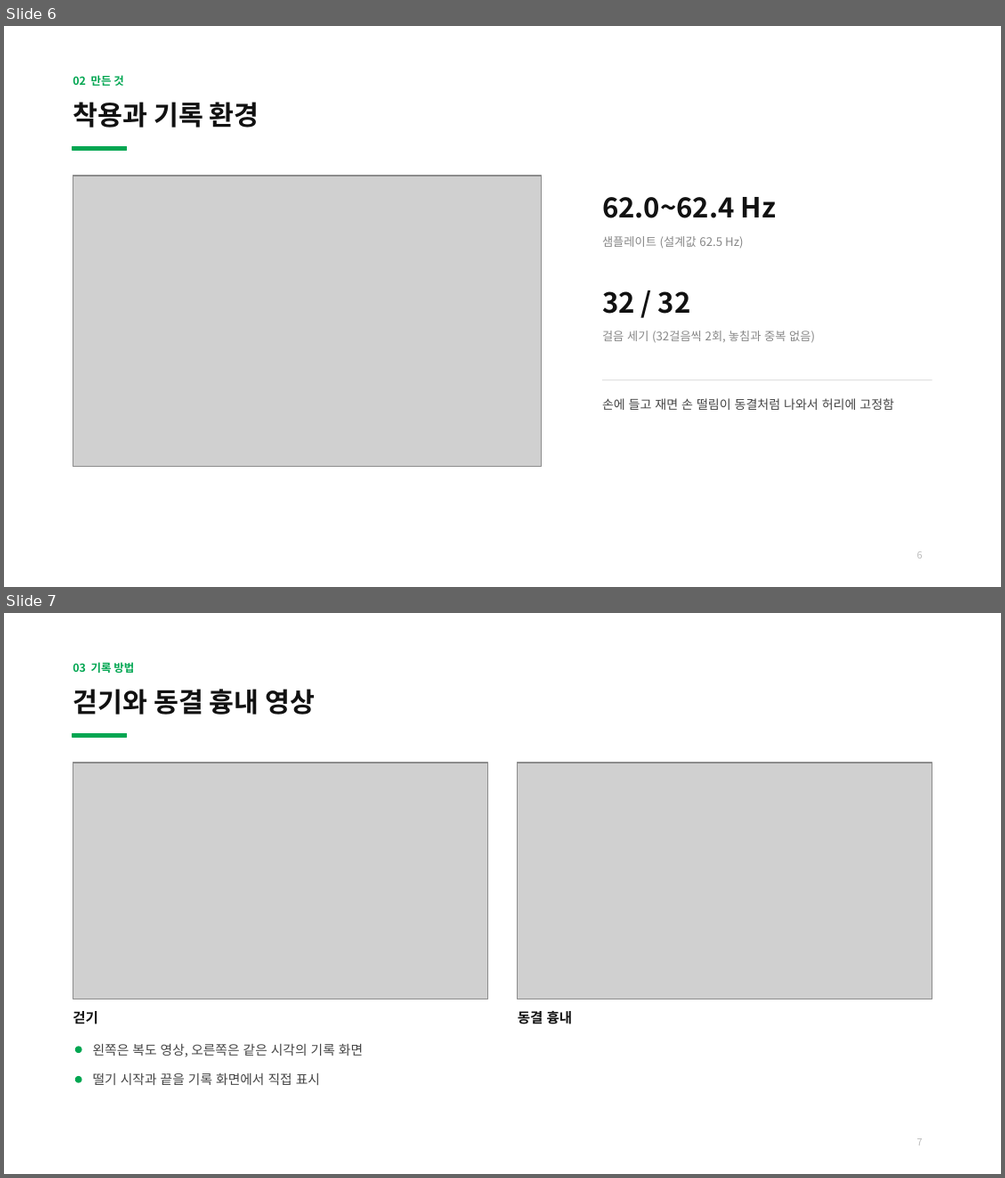
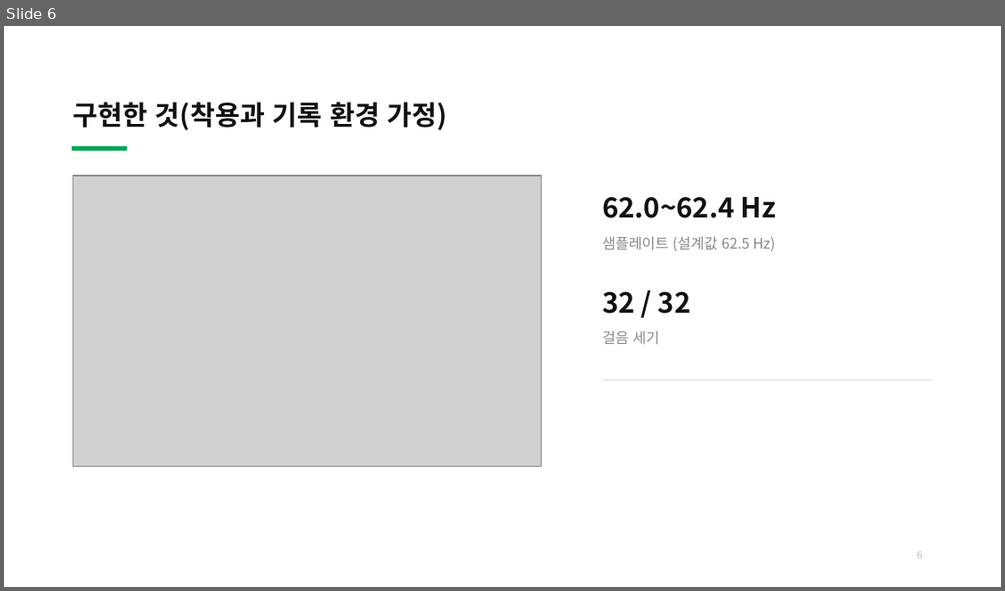
Before and after one commit to bell-ha/fog-cue, a slide deck: 2_중간발표/32203482이종하_개인맞춤형디바이스개발_중간발표.pptx. Shown one above the other, each under a label of ours: slides 6 and 7 before the commit, slide 6 after it. The pictures are 1005x1178 and 1005x591 pixels, drawn with LibreOffice and Linux fonts; fonts in the diff are those of the drawing; grey boxes stand for pictures. Boxes give left, top, right and bottom in pixels: in the first picture for what was removed or moved away, otherwise in the second. Text is boxed around its words. In the diff, an @@ line names an element or a change of style, - is before the commit and + after.

```diff
--- a/2_중간발표/32203482이종하_개인맞춤형디바이스개발_중간발표.pptx
+++ b/2_중간발표/32203482이종하_개인맞춤형디바이스개발_중간발표.pptx
@@ slide 7 removed at [4, 613, 1001, 1174], background #FFFFFF; not listed: 1 template element that a slide beside it also shows @@
@@ text removed at [73, 662, 134, 673] @@
-03 기록 방법
@@ title removed at [73, 689, 316, 714] @@
-걷기와 동결 흉내 영상
@@ picture removed at [73, 763, 487, 998] @@
@@ picture removed at [518, 763, 932, 998] @@
@@ text removed at [73, 1011, 98, 1024] @@
-걷기
@@ text removed at [518, 1011, 573, 1024] @@
-동결 흉내
@@ ellipse removed at [76, 1046, 81, 1053] @@
@@ text removed at [93, 1043, 363, 1057] @@
-왼쪽은 복도 영상, 오른쪽은 같은 시각의 기록 화면
@@ ellipse removed at [76, 1077, 81, 1083] @@
@@ text removed at [93, 1072, 320, 1085] @@
-떨기 시작과 끝을 기록 화면에서 직접 표시
@@ page number removed at [917, 1138, 922, 1145] @@
-7
@@ slide 6 changed as well @@
@@ text removed at [73, 75, 123, 86] @@
-02 만든 것
@@ title at [73, 102, 448, 130]: text changed @@
-착용과 기록 환경
+구현한 것(착용과 기록 환경 가정)
@@ text "샘플레이트 (설계값 62.5 Hz)" at [602, 236, 775, 251]: size 8.5 to 10.5 pt @@
@@ text at [602, 330, 659, 344]: text changed; size 8.5 to 10.5 pt @@
-걸음 세기 (32걸음씩 2회, 놓침과 중복 없음)
+걸음 세기
@@ text removed at [602, 398, 894, 410] @@
-손에 들고 재면 손 떨림이 동결처럼 나와서 허리에 고정함
```
Also in this commit, not shown: 9 other slides changed, 2 slides added, 1 other slide removed, 11 other files.
